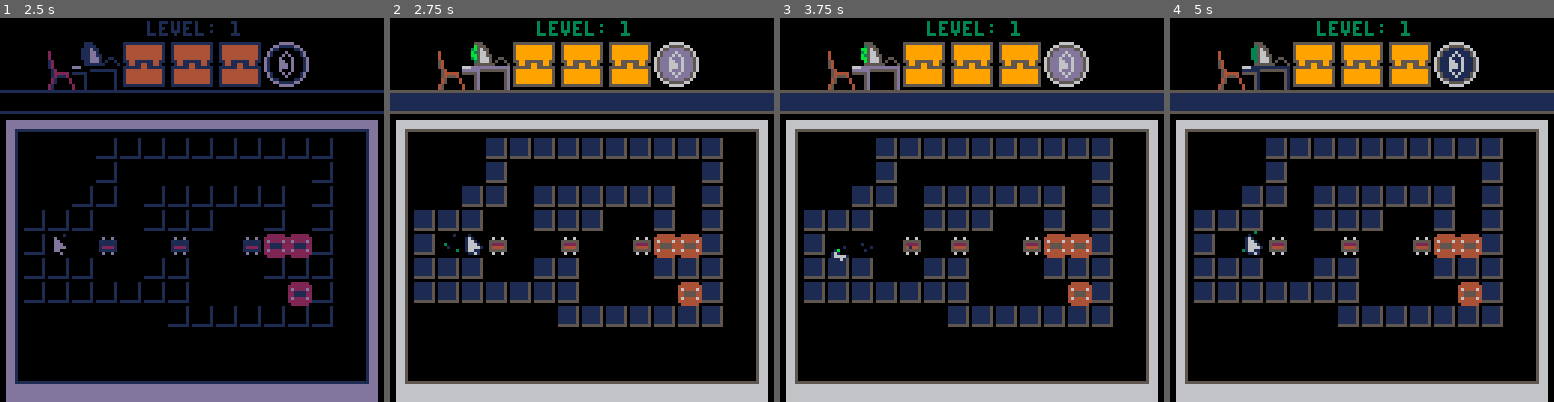
Above: before the commit, frames 1-4 (left to right).
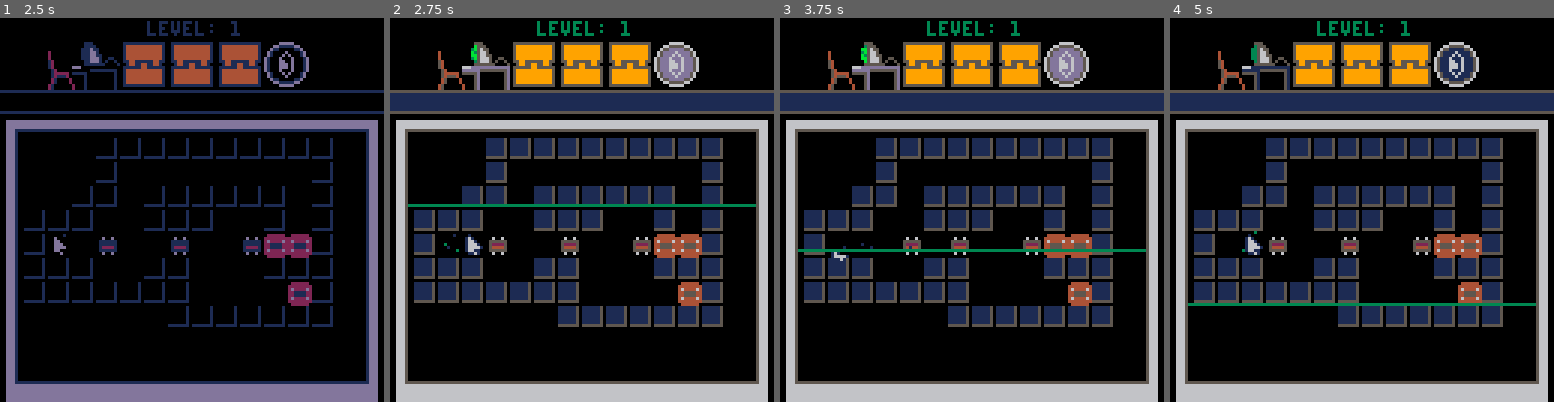
Above: after the commit, the same moments.

Repository: jacobneal65/sokovirus-pico8
Game: PICO-8 cartridge mysoko.p8
The game is run twice, just before and just after one commit, with the same random seed, the same clock (stepped at 60 frames per second) and the same inputs.
Inputs:
- Up to frame 1 (2.5 s): tap X (X key) at 0.33, 1.07, 1.85 s; tap O (Z key) at 0.7, 1.7, 2.1 s; hold Right 1.6-2.1 s; hold Up 2.15-2.42 s; hold Right from 2.47 s (still down)
- Up to frame 2 (2.75 s): keep holding Right; tap O (Z key) at 2.5 s
- Up to frame 3 (3.75 s): tap O (Z key) at 2.9, 3.3, 3.7 s; tap X (X key) at 2.97 s; release Right at 3.03 s; hold Left 3.08-3.58 s; hold Down from 3.63 s (still down)
- Up to frame 4 (5 s): release Down at 3.97 s; hold Right 4.02-4.68 s; tap X (X key) at 4.08 s; tap O (Z key) at 4.1, 4.5, 4.9 s; hold Up from 4.73 s (still down)

Frame 1 is identical in both runs. In frame 2, 0.7% of the frame differs, in the area x 4-96%, y 48-50%; in frame 3, 0.7%; in frame 4, 0.7%.

Commit message:
scanelines follow camera

Diff:
--- a/mysoko.p8
+++ b/mysoko.p8
@@ -1028,8 +1028,7 @@
 function draw_scanline()
 	--(_x,_y,_w,_h,_c)
 	if showscan then
-		rectfill2(6,yscan,116,1,3)
-		--rectfill2(6,yscan+41,116,1,3)
+		rectfill2(cam_x+6,cam_y+yscan,116,1,3)
 
 		showscan = false
 	else
